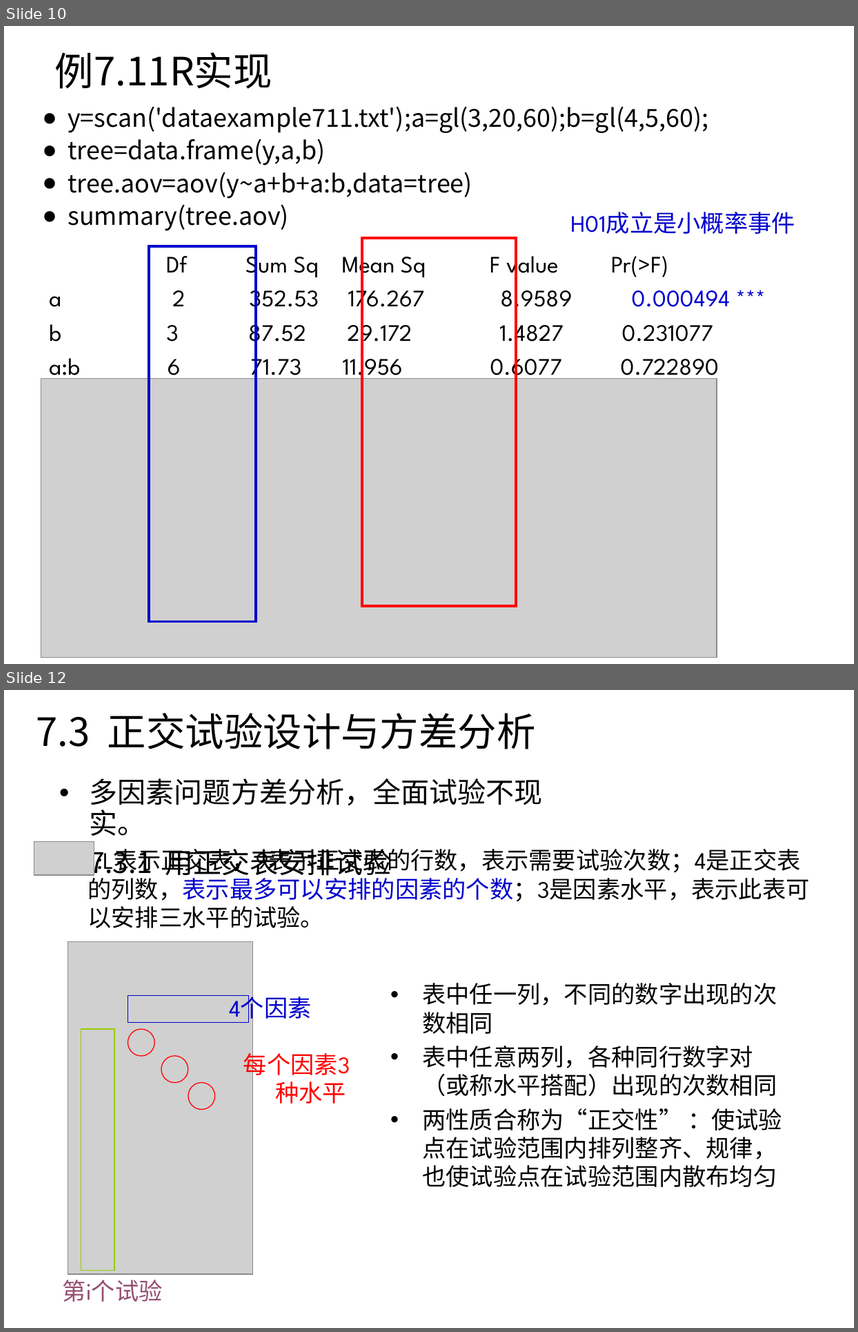
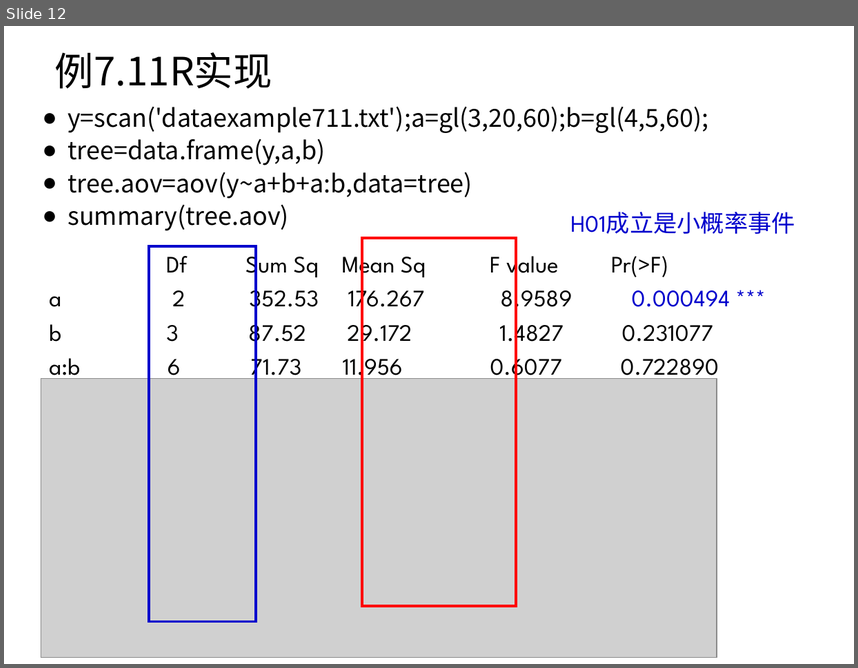
Before and after one commit to shfkuang/shfkuang.github.io, a slide deck: sc2019/scch73.ppt. Shown one above the other, each under a label of ours: slides 10 and 12 before the commit, slide 12 after it; the slides between them are not shown. The pictures are 858x1332 and 858x668 pixels, drawn with LibreOffice and Linux fonts; fonts in the diff are those of the drawing; grey boxes stand for pictures. Boxes give left, top, right and bottom in pixels: in the first picture for what was removed or moved away, otherwise in the second. Text is boxed around its words. In the diff, an @@ line names an element or a change of style, - is before the commit and + after.

```diff
--- a/sc2019/scch73.ppt
+++ b/sc2019/scch73.ppt
@@ slide 12 removed at <box>4,690,854,1328</box>, background #FFFFFF @@
@@ title removed at <box>36,713,536,749</box> @@
-7.3 正交试验设计与方差分析
@@ text removed at <box>90,778,543,880</box> @@
-• 多因素问题方差分析，全面试验不现实。
-• 7.3.1 用正交表安排试验
@@ picture removed at <box>34,841,94,876</box> @@
@@ text removed at <box>87,849,809,928</box> @@
-:L表示正交表，9表示正交表的行数，表示需要试验次数；4是正交表的列数，表示最多可以安排的因素的个数；3是因素水平，表示此表可以安排三水平的试验。
@@ picture removed at <box>67,942,253,1274</box> @@
@@ rectangle removed at <box>128,995,249,1023</box> @@
@@ text removed at <box>229,993,312,1024</box> @@
-4个因素
@@ text removed at <box>422,983,782,1187</box> @@
-• 表中任一列，不同的数字出现的次数相同
-• 表中任意两列，各种同行数字对（或称水平搭配）出现的次数相同
-• 两性质合称为“正交性” ：使试验点在试验范围内排列整齐、规律，也使试验点在试验范围内散布均匀
@@ rectangle removed at <box>81,1029,114,1270</box> @@
@@ group removed at <box>128,1029,350,1109</box>: 3 ellipses, 1 text @@
-每个因素3种水平
@@ text removed at <box>63,1279,163,1301</box> @@
-第i个试验
@@ what was slide 10 is now slide 12 @@
```
Also in this commit, not shown: 2 slides changed, 8 slides added, 2 other slides removed, 3 other files.
